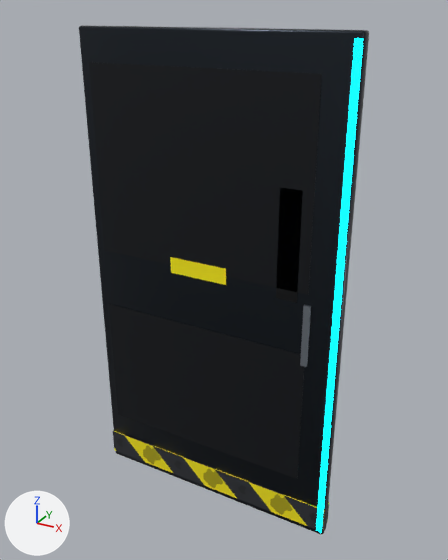
The glTF model simulator/godot/assets/door.glb, before and after one commit.
The view is the same before and after, from a 50 mm camera at (1.35, -2.32, 2.42) aimed at (0.04, 0.05, 1.24). Arrows for +X, +Y and +Z are at lower left; the lights stay in place. The first picture is the older version. Vertices at exactly the same position are counted once.

The scene before the commit, as lines of its bpy script (objects in view):
```python
mat_darksteel = principled_material('DarkSteel')
mat_darksteel.base_color = (0.0232, 0.0296, 0.0382)  # dark grey #2a3037
mat_darksteel.metallic = 0.85
mat_darksteel.roughness = 0.32
mat_graphite = principled_material('Graphite')
mat_graphite.base_color = (0.00913, 0.011, 0.0144)  # black #181b20
mat_graphite.metallic = 0.4
mat_graphite.roughness = 0.4
mat_steel = principled_material('Steel')
mat_steel.base_color = (0.366, 0.413, 0.468)  # grey #a3acb6
mat_steel.metallic = 0.95
mat_steel.roughness = 0.28
me_body_010 = bpy.data.meshes.new('Body.010')
me_body_010.from_pydata(...)  # 96 vertices, 144 faces; spans x -0.65..0.65, y -0.04..0.04, z 0.02..2.32
# faces by material slot: [12, 48, 24, 24, 24, 12]
me_body_010.materials.append(mat_neoncyan)  # cyan #00f0ff, glowing cyan #00f0ff
me_body_010.materials.append(mat_graphite)  # black #181b20
me_body_010.materials.append(mat_hazard)  # picture img_hazard
me_body_010.materials.append(mat_steel)  # grey #a3acb6
me_body_010.materials.append(mat_yellowpaint)  # yellow #fcee0a
me_body_010.materials.append(mat_blackgloss)  # black #0b0d10
me_cube_902 = bpy.data.meshes.new('Cube.902')
me_cube_902.from_pydata(...)  # 56 vertices, 108 faces; spans x -0.65..0.65, y -0.03..0.03, z -1.17..1.17
me_cube_902.materials.append(mat_darksteel)  # dark grey #2a3037
ob_body = bpy.data.objects.new('Body', me_body_010)
ob_body.location = (0.0, 0.0, 0.0)
ob_door = bpy.data.objects.new('Door', me_cube_902)
ob_door.location = (0.0, 0.0, 1.175)
```
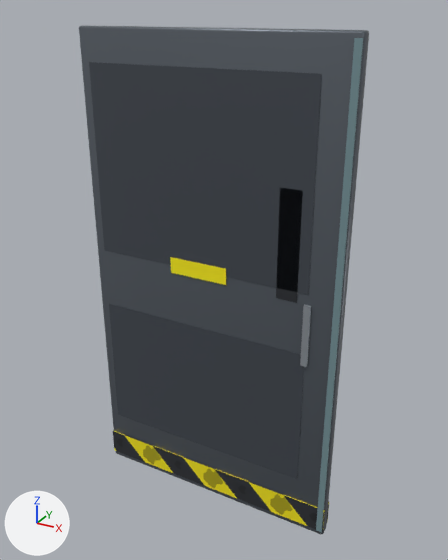
Location of each change, (x1, y1, x2, y2) in pixels of the pictures (448 x 560 px):
'Body', recoloured, surface changed (lighter): (89, 38, 363, 533) in both
'Door', recoloured, surface changed (lighter): (79, 25, 369, 534) in both
part 1 of me_body_010, recoloured (cyan to greyish cyan): (316, 38, 363, 533) in both
part 2 of me_body_010, recoloured (black to dark grey): (276, 188, 303, 303) in both

Diff of the bpy script that builds the scene:
```diff
--- a/simulator/godot/assets/door.glb.py
+++ b/simulator/godot/assets/door.glb.py
@@ mat_graphite @@
 mat_graphite = principled_material('Graphite')
-mat_graphite.base_color = (0.00913, 0.011, 0.0144)  # black #181b20
+mat_graphite.base_color = (0.0595, 0.0704, 0.0865)  # dark grey #454b53
 mat_graphite.metallic = 0.4
@@ mat_steel @@
 mat_steel.base_color = (0.366, 0.413, 0.468)  # grey #a3acb6
-mat_steel.metallic = 0.95
+mat_steel.metallic = 0.5
 mat_steel.roughness = 0.28
@@ mat_darksteel @@
 mat_darksteel = principled_material('DarkSteel')
-mat_darksteel.base_color = (0.0232, 0.0296, 0.0382)  # dark grey #2a3037
-mat_darksteel.metallic = 0.85
+mat_darksteel.base_color = (0.109, 0.127, 0.15)  # dark grey #5d646c
+mat_darksteel.metallic = 0.35
 mat_darksteel.roughness = 0.32
@@ mat_trimsteelteal @@
+mat_trimsteelteal = principled_material('TrimSteelTeal')
+mat_trimsteelteal.base_color = (0.205, 0.323, 0.352)  # greyish cyan #7d9aa0
+mat_trimsteelteal.metallic = 0.2
+mat_trimsteelteal.roughness = 0.4
@@ mat_charcoal @@
+mat_charcoal = principled_material('Charcoal')
+mat_charcoal.base_color = (0.0232, 0.0262, 0.0319)  # dark grey #2a2d32
+mat_charcoal.roughness = 0.35
@@ me_body_010 @@
 me_body_010.from_pydata(...)  # 96 vertices, 144 faces; spans x -0.65..0.65, y -0.04..0.04, z 0.02..2.32
 # used by ob_body; location = (0.0, 0.0, 0.0)
+# me_body_010 part 1: all 12 faces that had it switch from mat_neoncyan (cyan #00f0ff, glowing cyan #00f0ff) to mat_trimsteelteal (greyish cyan #7d9aa0)
+# me_body_010 part 2: all 12 faces that had it switch from mat_blackgloss (black #0b0d10) to mat_charcoal (dark grey #2a2d32)
 me_body_010.materials.append(mat_graphite)
```
